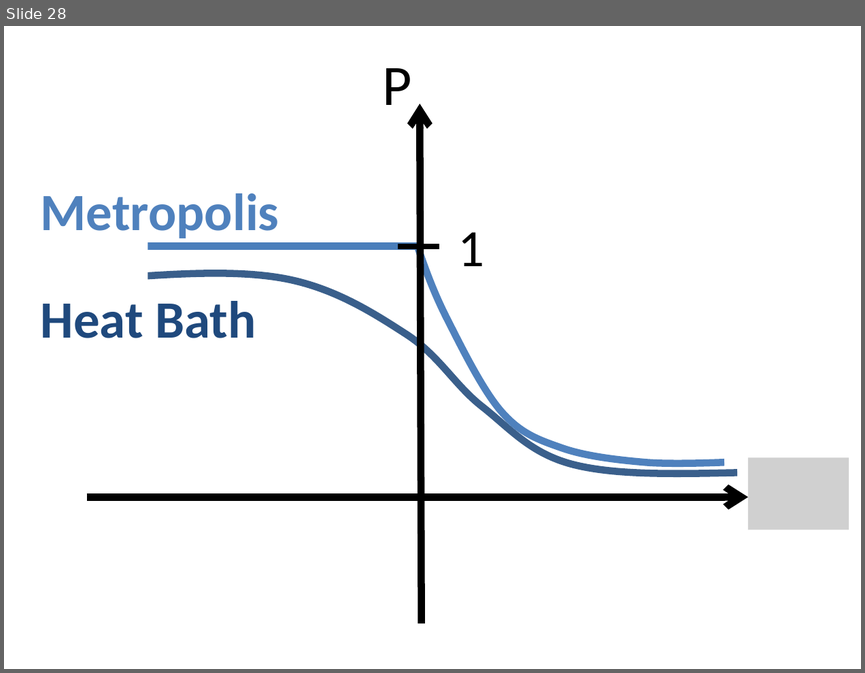
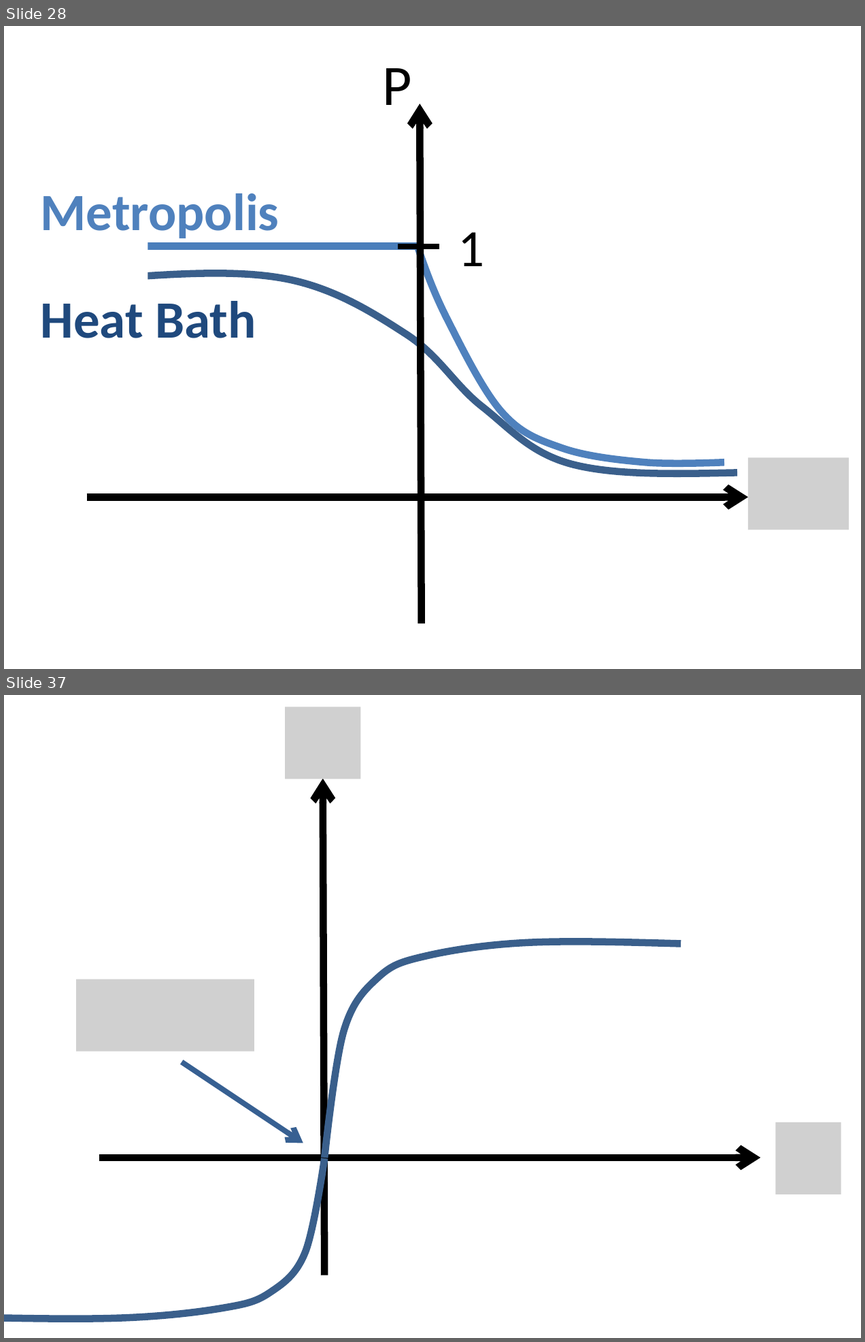
Before and after one commit to sophiahenckell/HIWI_Computersimulation, a slide deck: Bilder.pptx. Shown one above the other, each under a label of ours: slide 28 before the commit, slides 28 and 37 after it; the slides between them are not shown. The pictures are 865x673 and 865x1342 pixels, drawn with LibreOffice and Linux fonts; fonts in the diff are those of the drawing; grey boxes stand for pictures. Boxes give left, top, right and bottom in pixels: in the first picture for what was removed or moved away, otherwise in the second. Text is boxed around its words. In the diff, an @@ line names an element or a change of style, - is before the commit and + after.

```diff
--- a/Bilder.pptx
+++ b/Bilder.pptx
@@ slide 37 added at [4,695,861,1338], background #FFFFFF @@
@@ picture added at [285,707,360,779] @@
@@ rectangle added at [454,763,530,862], fill #FFFFFF @@
@@ arrow added from (324, 1275) to (323, 778), #000000 6 pt @@
@@ rectangle added at [74,893,160,947], fill #FFFFFF @@
@@ freeform shape added at [324,942,681,1157], outline #3A5F8C 6 pt @@
@@ picture added at [76,979,254,1051] @@
@@ arrow added from (181, 1062) to (303, 1143), #376092 4.5 pt @@
@@ picture added at [775,1121,840,1193] @@
@@ freeform shape added at [4,1159,324,1319], outline #3A5F8C 6 pt @@
@@ arrow added from (99, 1157) to (761, 1157), #000000 6 pt @@
```
Also in this commit, not shown: 10 other slides added, 5 other files.
